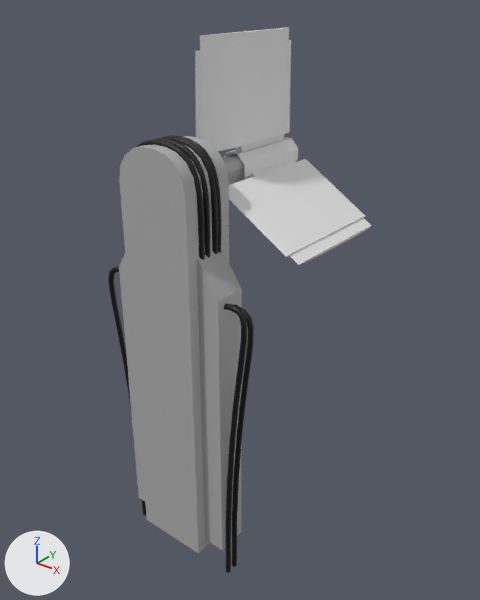
The FBX model Assets/Models/Models/Turbine 3_001.fbx as it was, and as the next commit left it.
The view is the same before and after, from a camera (50 mm lens) standing at (10.16, -13.59, 9.32) and looking at (0.17, -1.11, 1.58). Every picture has the same lights, and +X, +Y and +Z are marked at lower left. Objects named as collision shapes, trigger or cutter boxes, shadow casters or lower levels of detail are left out. Where no turn or scale is listed for an object, it has been applied to the vertices.

The older version as bpy lines, for what is in view:
```python
me_béziercurve_012 = bpy.data.meshes.new('BézierCurve.012')
me_béziercurve_012.from_pydata(...)  # 1824 vertices, 1728 faces; spans x -2.17..2.19, y -3.64..-2.87, z -5.32..6.21
me_béziercurve_012.materials.append(mat_wire)  # black #000000
me_cube_028 = bpy.data.meshes.new('Cube.028')
me_cube_028.from_pydata(...)  # 108 vertices, 98 faces; spans x -1.6..1.6, y -4.78..-1.4, z -9.83..1.0
me_cube_028.materials.append(mat_turbine)  # grey #aeaeae
me_cylinder_004 = bpy.data.meshes.new('Cylinder.004')
me_cylinder_004.from_pydata(...)  # 384 vertices, 317 faces; spans x -2.7..2.7, y -2.34..1.26, z 3.52..8.2
ob_turbine_3_base_001 = bpy.data.objects.new('Turbine 3 Base.001', me_cube_028)
ob_turbine_3_base_001.location = (0.0, 0.83, 5.12)
ob_turbine_middle_001 = bpy.data.objects.new('Turbine Middle.001', me_cylinder_004)
ob_turbine_middle_001.location = (0.0, 0.0, 0.0)
ob_wire_012 = bpy.data.objects.new('Wire.012', me_béziercurve_012)
ob_wire_012.location = (0.0, 0.0, 0.0)
```
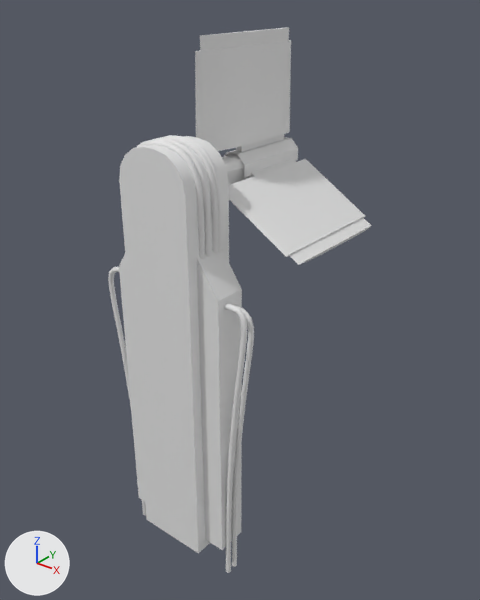
Location of each change, (x1, y1, x2, y2) in pixels of the pictures (480 x 600 px):
'Turbine 3 Base.001', recoloured: (119, 136, 245, 553) in both
'Wire.012', recoloured (black to grey): (108, 135, 254, 573) in both

Edits to the bpy script that builds the scene:
```text
Change me_béziercurve_012:
    where me_béziercurve_012.from_pydata(...)  # 1824 vertices, 1728 faces; spans x -2.17..2.19, y -3.64..-2.87, z -5.32..6.21
    remove me_béziercurve_012.materials.append(mat_wire)  # black #000000
Change me_cube_028:
    where me_cube_028.from_pydata(...)  # 108 vertices, 98 faces; spans x -1.6..1.6, y -4.78..-1.4, z -9.83..1.0
    remove me_cube_028.materials.append(mat_turbine)  # grey #aeaeae
```
